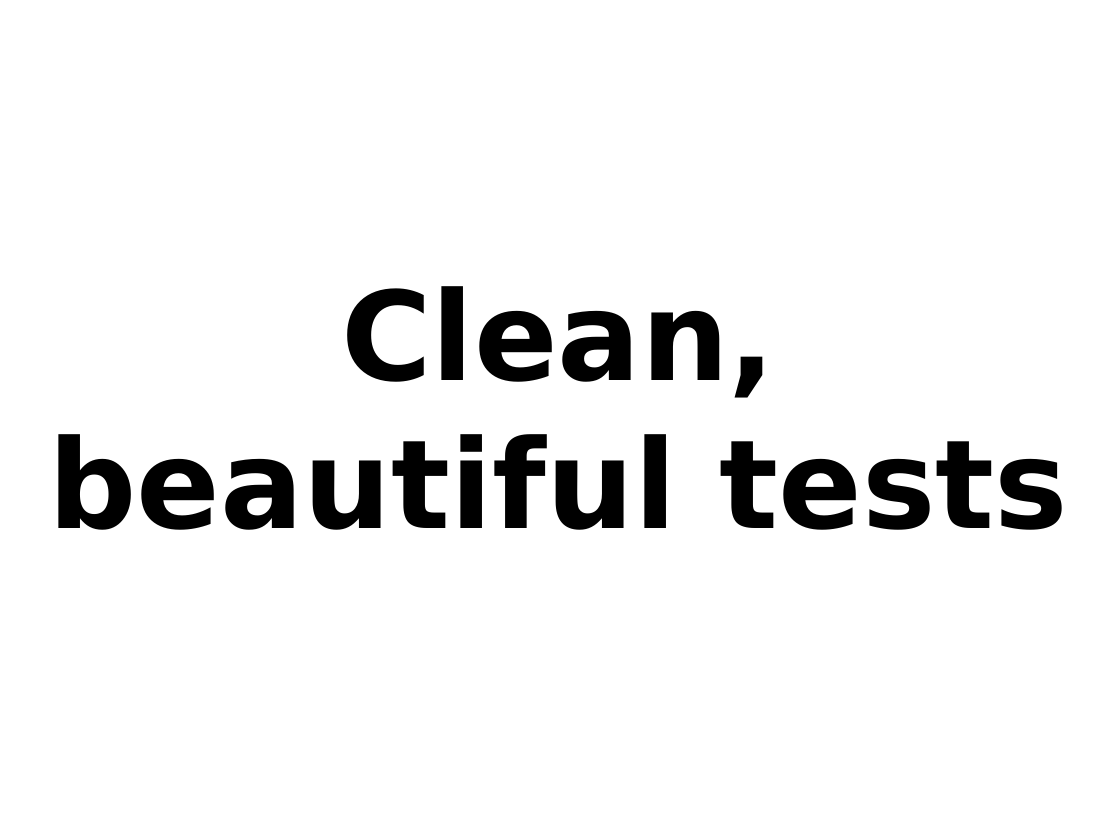
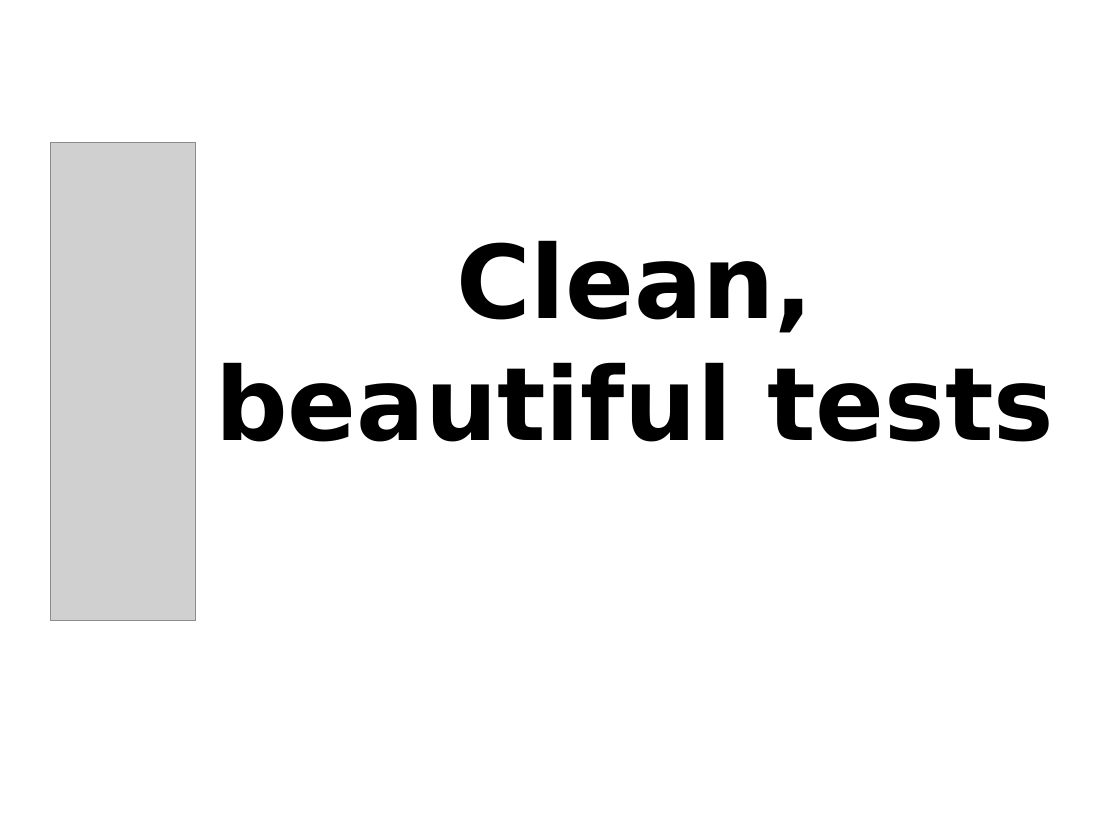
Before and after one commit to cvmocanu/clean-tests-presentation, a slide deck: slide 1 of src/clean-tests-presentation.odp. Drawn at 1120x840 pixels with LibreOffice and Linux fonts; fonts in the diff are those of the drawing; grey boxes stand for pictures. Boxes give left, top, right and bottom in pixels: in the first picture for what was removed or moved away, otherwise in the second. Text is boxed around its words. In the diff, an @@ line names an element or a change of style, - is before the commit and + after.

```diff
--- a/src/clean-tests-presentation.odp
+++ b/src/clean-tests-presentation.odp
@@ picture added at <box>51,142,195,620</box> @@
@@ subtitle "Clean, beautiful tests": place and size @@
-subtitle "Clean, beautiful tests" at <box>49,286,1069,530</box>
+subtitle "Clean, beautiful tests" at <box>215,240,1054,442</box>
@@ subtitle "Clean, beautiful tests" at <box>215,240,1054,442</box>: size 87.5 to 72 pt @@
```
Also in this commit, not shown: 2 other slides changed, 4 slides added, 3 slides removed, 2 other files.
